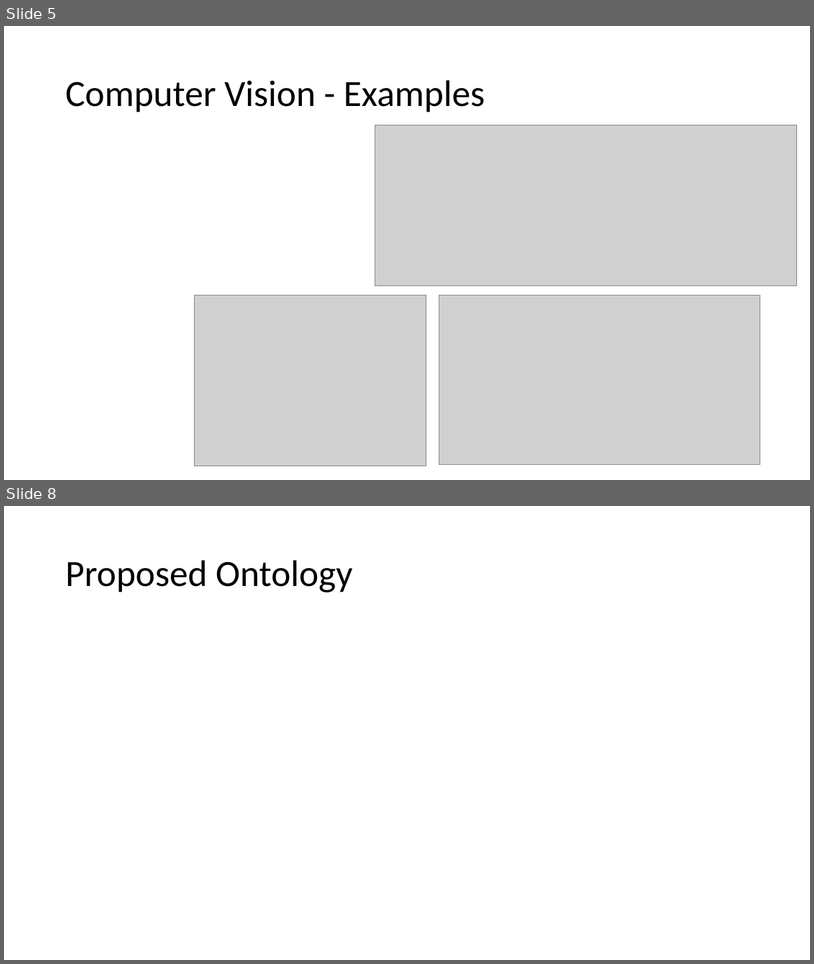
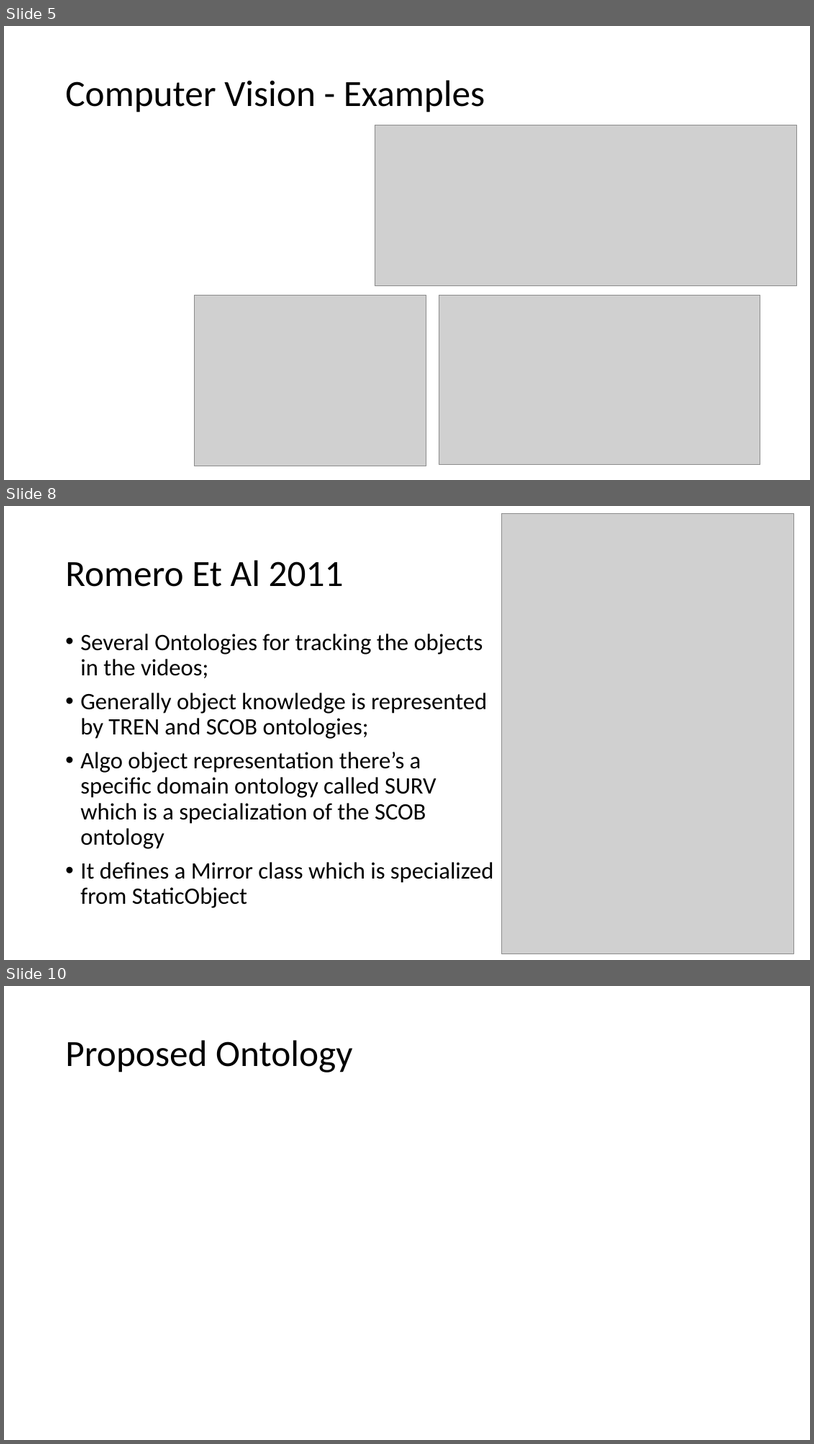
Before and after one commit to rodsnjr/vision_ontology, a slide deck: presentation.pptx. Shown one above the other, each under a label of ours: slides 5 and 8 before the commit, slides 5, 8 and 10 after it; the slides between them are not shown. The pictures are 814x964 and 814x1444 pixels, drawn with LibreOffice and Linux fonts; fonts in the diff are those of the drawing; grey boxes stand for pictures. Boxes give left, top, right and bottom in pixels: in the first picture for what was removed or moved away, otherwise in the second. Text is boxed around its words. In the diff, an @@ line names an element or a change of style, - is before the commit and + after.

```diff
--- a/presentation.pptx
+++ b/presentation.pptx
@@ slide 8 added at bbox=[4, 506, 810, 960], background #FFFFFF @@
@@ picture added at bbox=[502, 514, 794, 954] @@
@@ title added at bbox=[65, 560, 344, 587], 44 pt, text #000000 @@
+Romero Et Al 2011
@@ text added at bbox=[80, 633, 494, 908], 28 pt, text #000000 @@
+• Several Ontologies for tracking the objects in the videos;
+• Generally object knowledge is represented by TREN and SCOB ontologies;
+• Algo object representation there’s a specific domain ontology called SURV which is a specialization of the SCOB ontology
+• It defines a Mirror class which is specialized from StaticObject
@@ what was slide 8 is now slide 10 @@
```
Also in this commit, not shown: 3 slides changed, 5 other slides added, 2 slides removed, 2 other files.
